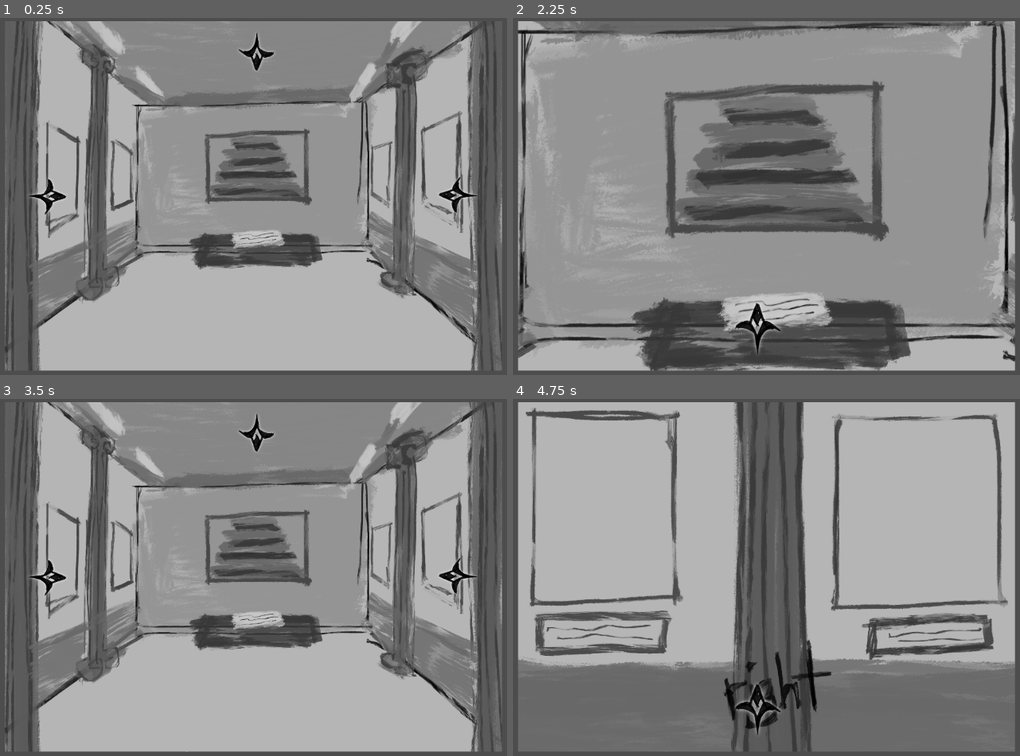
Above: before the commit, frames 1-4 (two rows, left to right).
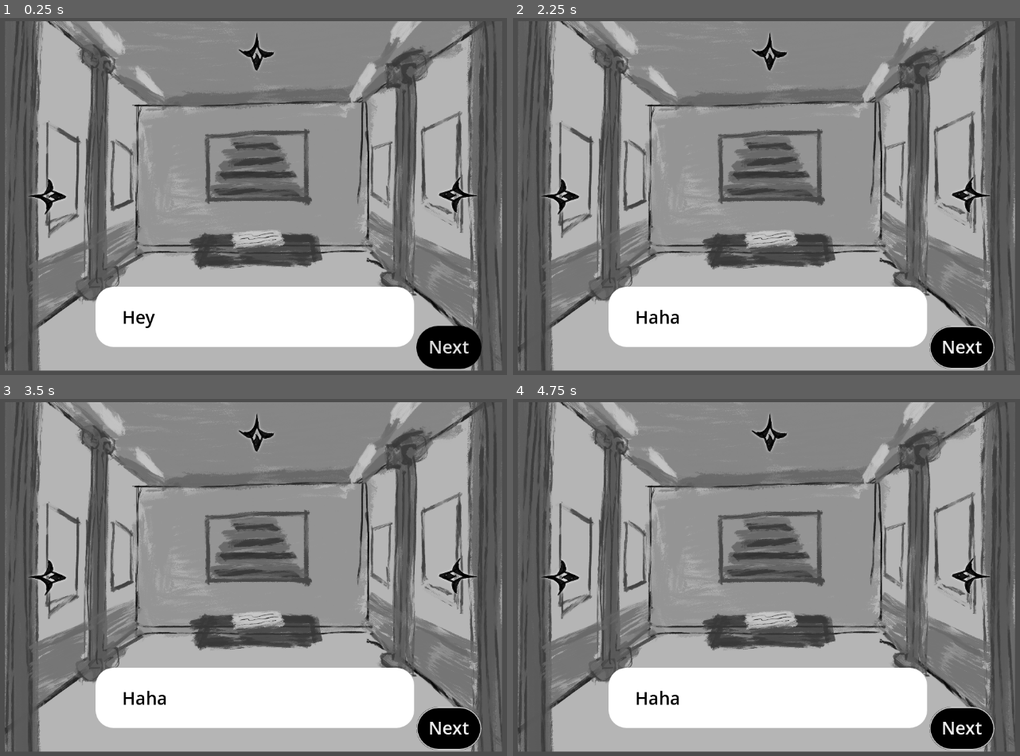
Above: after the commit, the same moments.

Repository: yaliu10/Escape-Room
Game: Godot game, scene res://Scenes/main.tscn
Two runs of this game, one before a commit and one after it. Both use one fixed random seed, a clock stepped at 60 frames per second and the inputs below.
Inputs (mouse positions are in pixels of both pictures, inside the frame that each line leads up to):
- Up to frame 1 (0.25 s): no input
- Up to frame 2 (2.25 s): click (964, 346) at 0.5 s, where only the run after the commit has a clickable "Next"; click (964, 346) at 1.25 s, where only the run after the commit has a clickable "Next"; click (771, 53) at 2 s
- Up to frame 3 (3.5 s): click (243, 709) at 2.77 s
- Up to frame 4 (4.75 s): click (969, 577) at 3.5 s; click (558, 577) at 4.25 s

The runs differ from the first frame. In frame 1, 12% of the frame differs, in the area x 18-95%, y 75-99%; in frame 2, 71%; in frame 3, 12%; in frame 4, 71%, in the area x 0-100%, y 0-99%.

Commit message:
Instantiate Dialogue into Main

Diff:
--- a/escape-room/Scenes/main.tscn
+++ b/escape-room/Scenes/main.tscn
@@ -1,8 +1,9 @@
-[gd_scene load_steps=4 format=3 uid="uid://bombr13ma3q8o"]
+[gd_scene load_steps=5 format=3 uid="uid://bombr13ma3q8o"]
 
 [ext_resource type="Script" path="res://Scripts/main.gd" id="1_uc6yk"]
 [ext_resource type="Texture2D" uid="uid://dtgphwhgvi6iy" path="res://art/IMG_2640.PNG" id="2_g73d6"]
 [ext_resource type="Texture2D" uid="uid://pnpi4rjo80q4" path="res://art/placeholder arrow.PNG" id="3_j2lnq"]
+[ext_resource type="PackedScene" uid="uid://d2s2as4a4dcra" path="res://Scenes/dialogue.tscn" id="4_rbcvt"]
 
 [node name="Main" type="Control"]
 layout_mode = 3
@@ -50,6 +51,9 @@
 icon = ExtResource("3_j2lnq")
 flat = true
 
+[node name="Dialogue" parent="." instance=ExtResource("4_rbcvt")]
+layout_mode = 1
+
 [connection signal="pressed" from="Up Button" to="." method="_on_up_button_pressed"]
 [connection signal="pressed" from="Right Button" to="." method="_on_right_button_pressed"]
 [connection signal="pressed" from="Left Button" to="." method="_on_left_button_pressed"]
